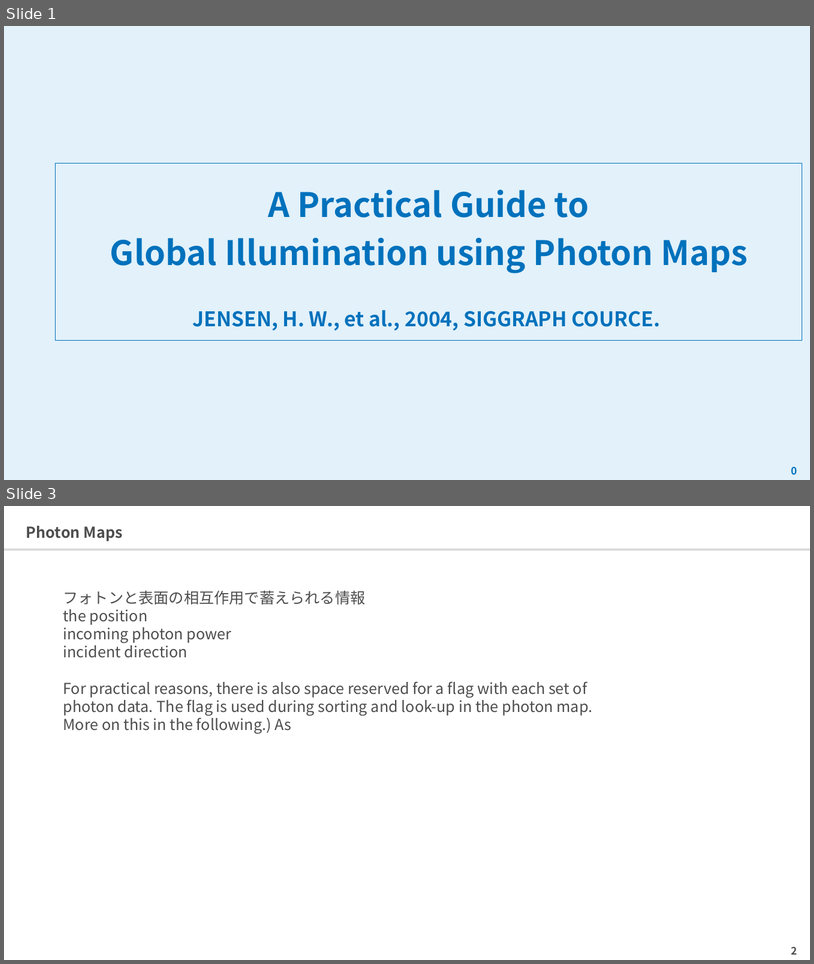
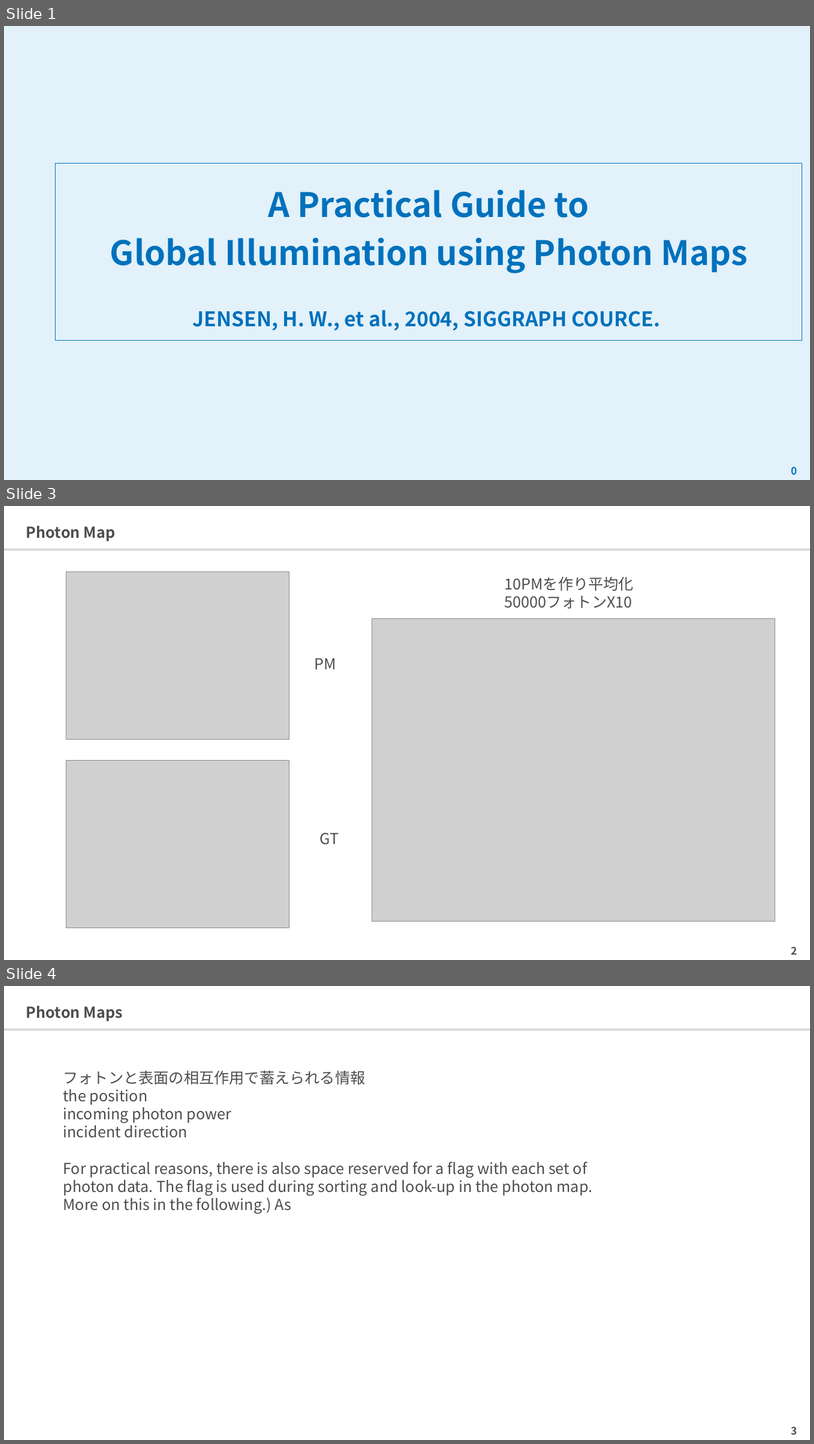
Before and after one commit to 0V/survey-paper-rendering, a slide deck: ppts/photonmapping/A Practical Guide to Global Illumination using Photon Maps.pptx. Shown one above the other, each under a label of ours: slides 1 and 3 before the commit, slides 1, 3 and 4 after it; the slides between them are not shown. The pictures are 814x964 and 814x1444 pixels, drawn with LibreOffice and Linux fonts; fonts in the diff are those of the drawing; grey boxes stand for pictures. Boxes give left, top, right and bottom in pixels: in the first picture for what was removed or moved away, otherwise in the second. Text is boxed around its words. In the diff, an @@ line names an element or a change of style, - is before the commit and + after.

```diff
--- a/ppts/photonmapping/A Practical Guide to Global Illumination using Photon Maps.pptx
+++ b/ppts/photonmapping/A Practical Guide to Global Illumination using Photon Maps.pptx
@@ slide 3 added at bbox=[4, 506, 810, 960], background #FFFFFF; not listed: 1 template element that a slide beside it also shows @@
@@ title added at bbox=[26, 526, 116, 541], 18 pt, text #4D4D4D, bold @@
+Photon Map
@@ picture added at bbox=[66, 572, 290, 739] @@
@@ text added at bbox=[505, 577, 635, 609], 18 pt, text #4D4D4D @@
+10PMを作り平均化
+50000フォトンX10
@@ picture added at bbox=[372, 619, 776, 921] @@
@@ text added at bbox=[314, 658, 336, 669], 18 pt, text #4D4D4D @@
+PM
@@ picture added at bbox=[66, 760, 290, 928] @@
@@ text added at bbox=[320, 832, 339, 844], 18 pt, text #4D4D4D @@
+GT
@@ page number added at bbox=[791, 946, 797, 954], 12.3 pt, text #4D4D4D, bold @@
+2
@@ what was slide 3 is now slide 4 @@
@@ page number at bbox=[791, 1426, 797, 1434]: text changed @@
-2
+3
```
Also in this commit, not shown: 1 slide changed, 4 other files.
